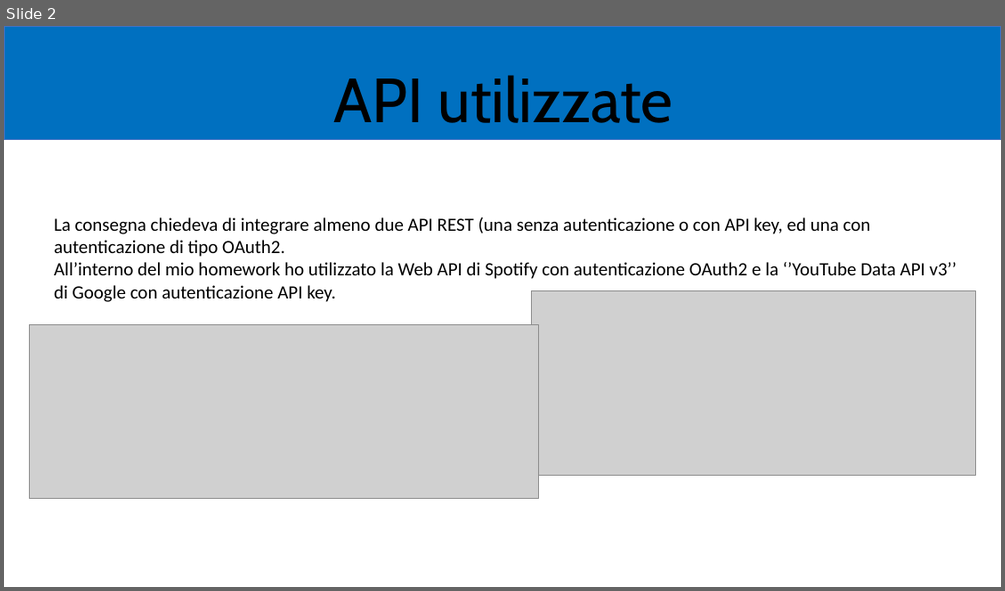
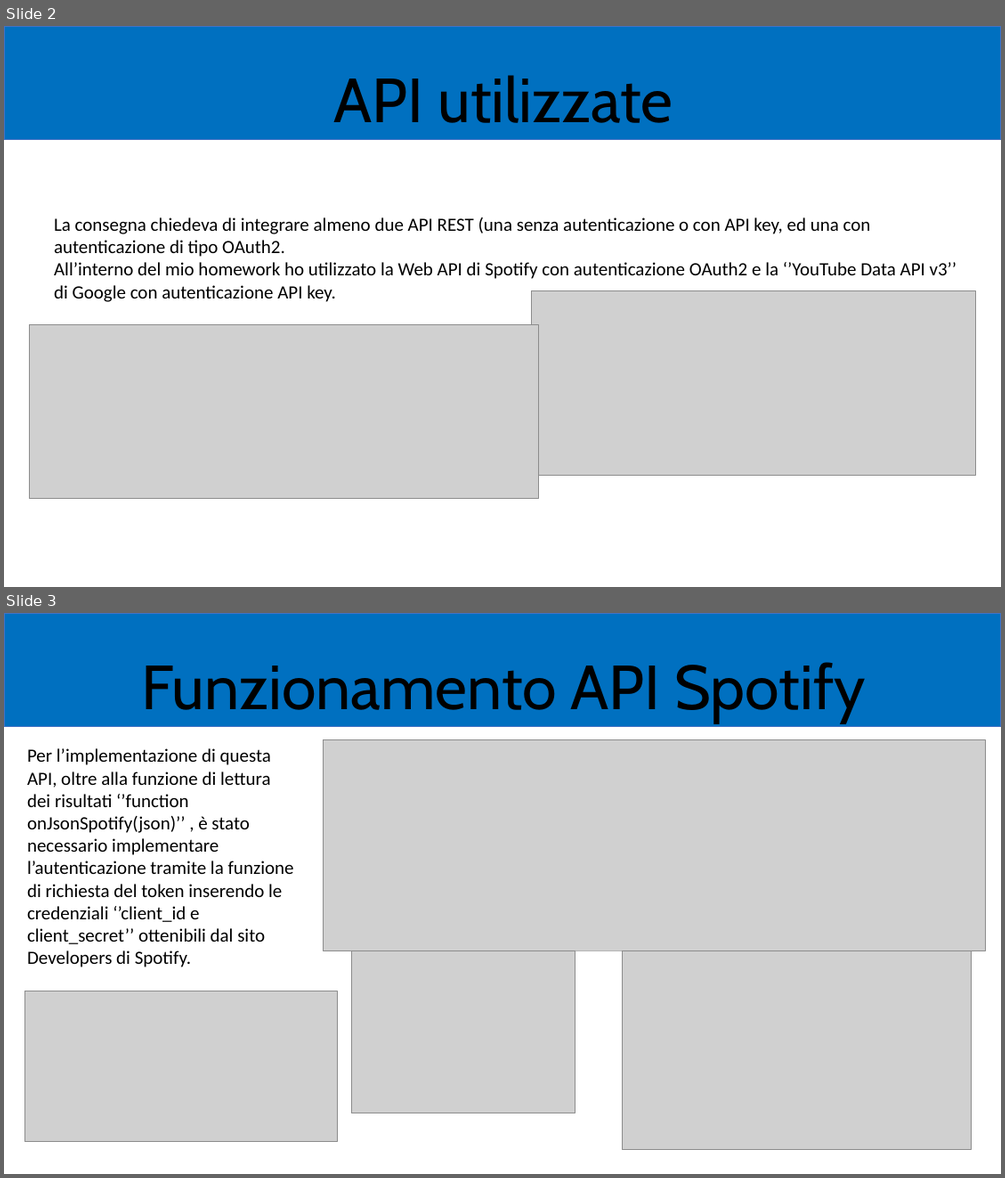
Before and after one commit to zChronoX/mhw3, a slide deck: mhw3.pptx. Shown one above the other, each under a label of ours: slide 2 before the commit, slides 2 and 3 after it. The pictures are 1005x591 and 1005x1178 pixels, drawn with LibreOffice and Linux fonts; fonts in the diff are those of the drawing; grey boxes stand for pictures. Boxes give left, top, right and bottom in pixels: in the first picture for what was removed or moved away, otherwise in the second. Text is boxed around its words. In the diff, an @@ line names an element or a change of style, - is before the commit and + after.

```diff
--- a/mhw3.pptx
+++ b/mhw3.pptx
@@ slide 3 added at [4,613,1001,1174], background #FFFFFF @@
@@ rectangle added at [4,613,1001,727], fill #0070C0, outline #4472C4 1 pt @@
@@ title added at [142,662,865,723], 60 pt, text #000000 @@
+Funzionamento API Spotify
@@ picture added at [324,740,986,950] @@
@@ text added at [27,748,294,967], 18 pt, text #000000 @@
+Per l’implementazione di questa API, oltre alla funzione di lettura dei risultati ‘’function onJsonSpotify(json)’’ , è stato necessario implementare l’autenticazione tramite la funzione di richiesta del token inserendo le credenziali ‘’client_id e client_secret’’ ottenibili dal sito Developers di Spotify.
@@ picture added at [351,950,574,1113] @@
@@ picture added at [623,950,971,1149] @@
@@ picture added at [25,991,338,1142] @@
```
Also in this commit, not shown: 6 other slides added, 8 slides removed.
